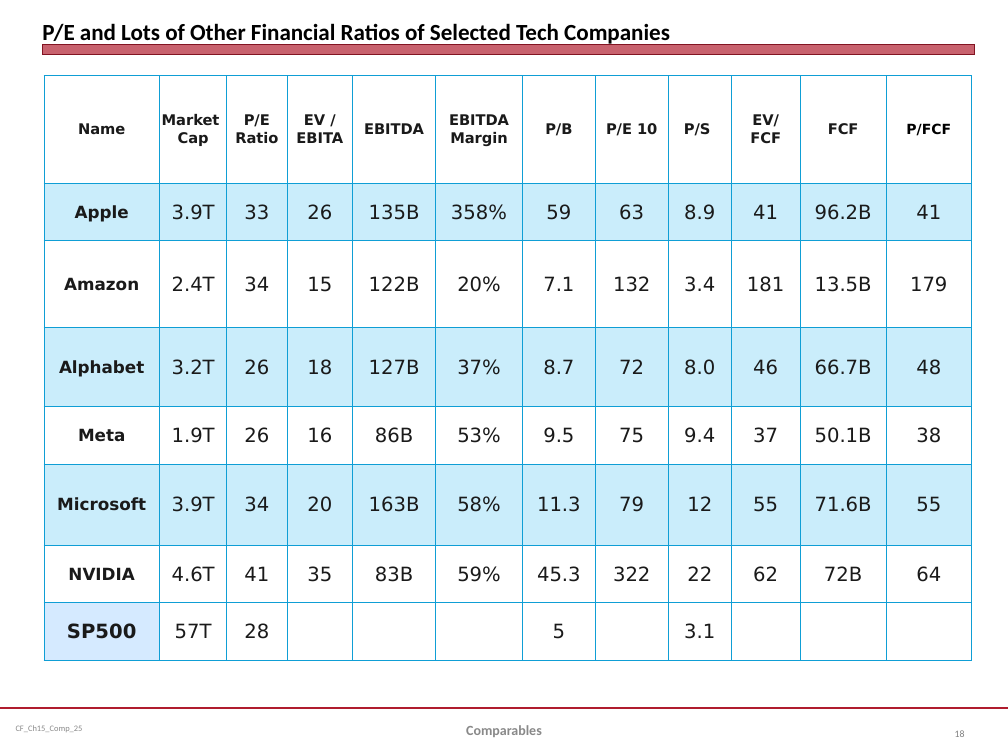
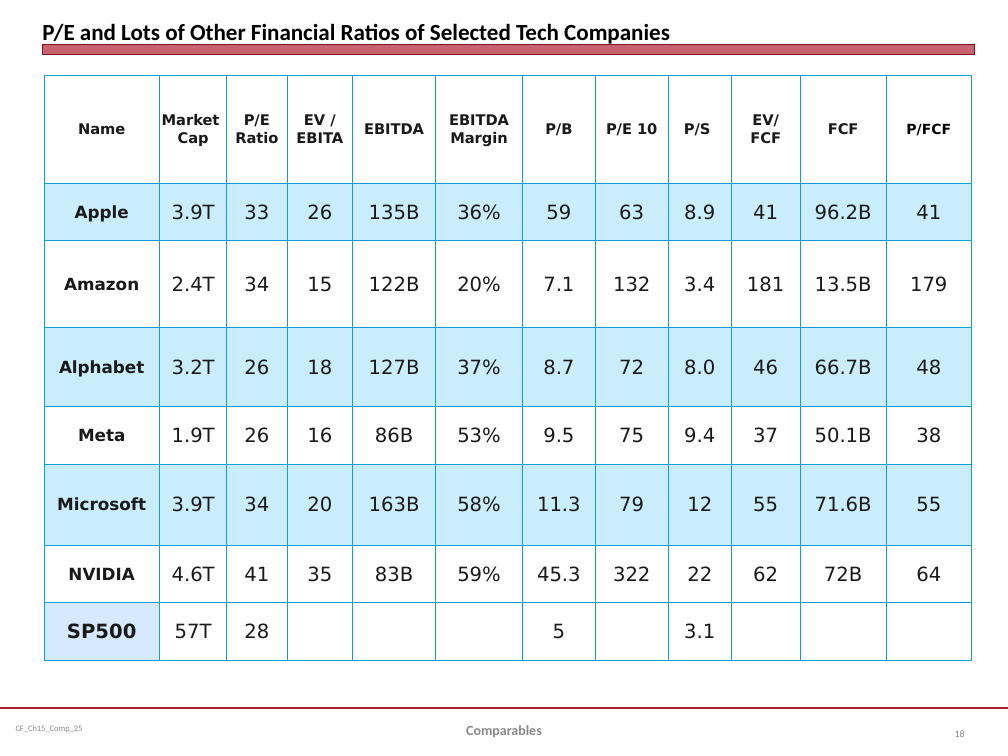
Before and after one commit to jmc877/Corporate-Finance, a slide deck: slide 18 of slides/CF_Ch15_ValComp_25.pptx. Drawn at 1008x756 pixels with LibreOffice and Linux fonts; fonts in the diff are those of the drawing. Boxes give left, top, right and bottom in pixels: in the first picture for what was removed or moved away, otherwise in the second. Text is boxed around its words. In the diff, an @@ line names an element or a change of style, - is before the commit and + after.

```diff
--- a/slides/CF_Ch15_ValComp_25.pptx
+++ b/slides/CF_Ch15_ValComp_25.pptx
@@ table at bbox=[44, 76, 974, 660] @@
-row 2, column 6: 358%
+row 2, column 6: 36%
```
Also in this commit, not shown: 6 other files.
